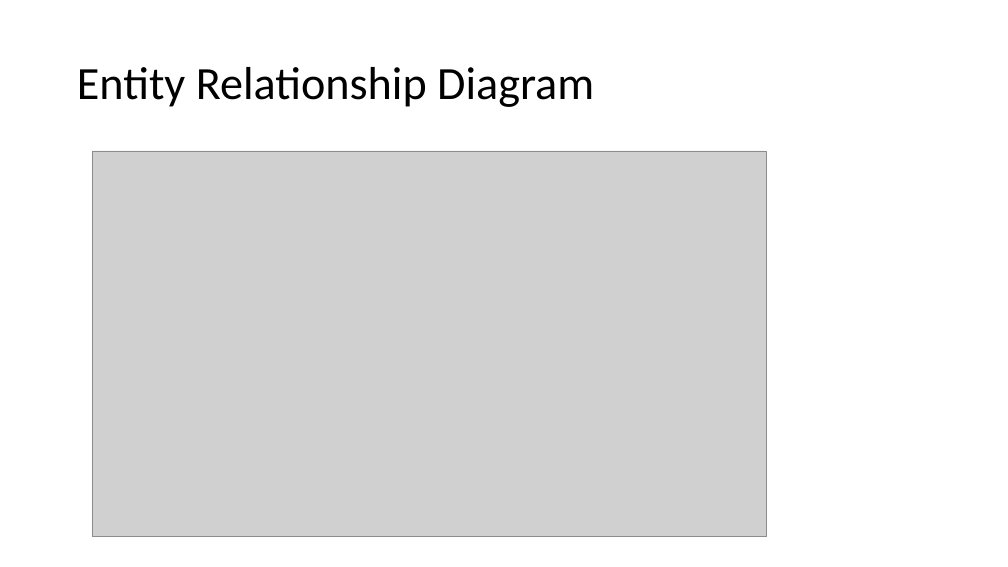
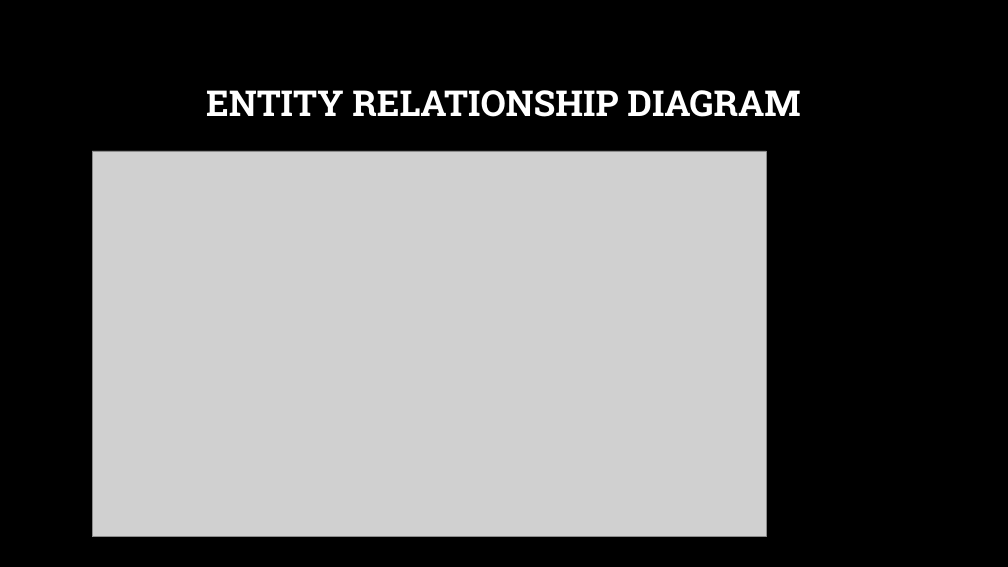
Before and after one commit to Dibya-Bharat/Major_project, a slide deck: slide 9 of Report/Tourism Recommendation Application.pptx. Drawn at 1008x567 pixels with LibreOffice and Linux fonts; fonts in the diff are those of the drawing; grey boxes stand for pictures; background and template pictures are left out. Boxes give left, top, right and bottom in pixels: in the first picture for what was removed or moved away, otherwise in the second. Text is boxed around its words. In the diff, an @@ line names an element or a change of style, - is before the commit and + after.

```diff
--- a/Report/Tourism Recommendation Application.pptx
+++ b/Report/Tourism Recommendation Application.pptx
@@ background #FFFFFF to picture (left out) @@
@@ title at box(206, 90, 800, 117): text changed; size 44 to 34 pt; font Calibri to Roboto Slab; text colour #000000 to #FFFFFF; bold on @@
-Entity Relationship Diagram
+ENTITY RELATIONSHIP DIAGRAM
```
Also in this commit, not shown: 13 other slides changed, 1 slide added.
